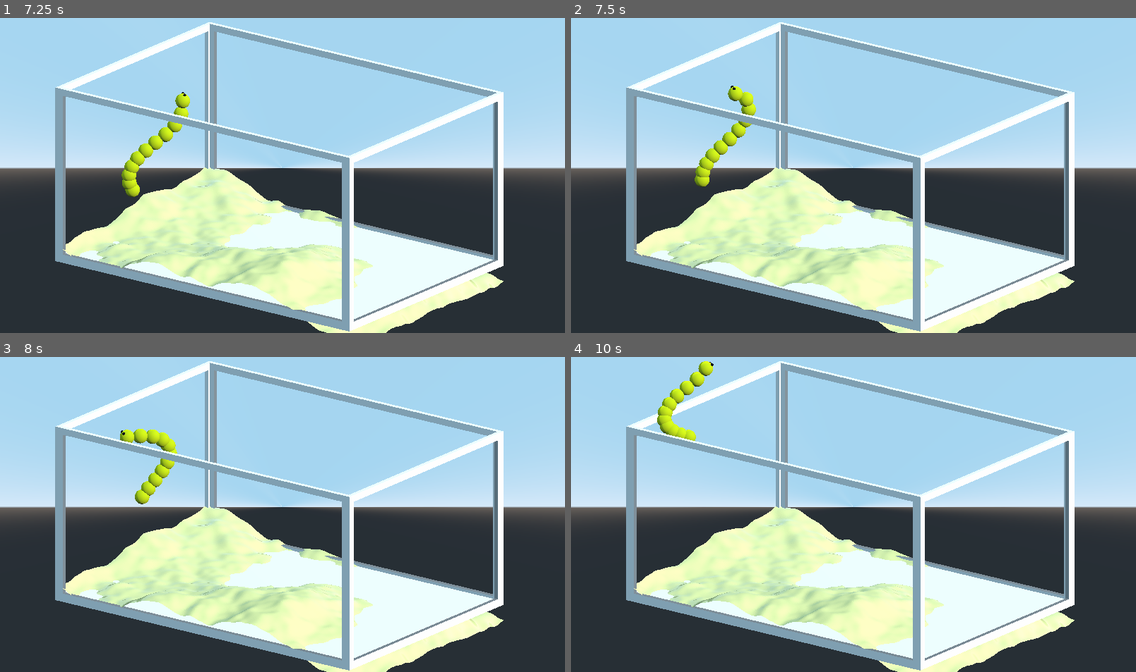
Above: before the commit, frames 1-4 (two rows, left to right).
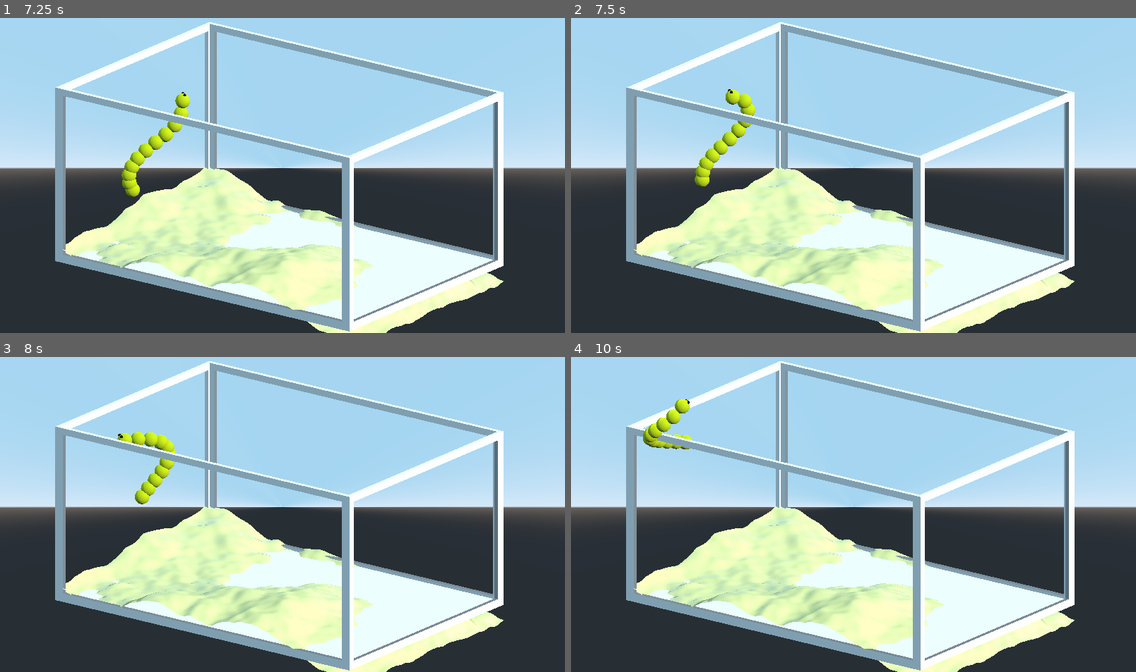
Above: after the commit, the same moments.

Repository: aidan-middleton/Fish-Tank-Game-With-Eel
Game: Godot game, scene res://Scenes/main.tscn
Two runs of this game, one before a commit and one after it. Both use one fixed random seed, a clock stepped at 60 frames per second and the inputs below.
Inputs (mouse positions are in pixels of both pictures, inside the frame that each line leads up to):
- Up to frame 1 (7.25 s): tap Enter at 0.5 s; move the mouse to (406, 150) at 0.52 s; hold D 0.53-1.25 s; tap Q every 1.5 s from 0.6 to 6.6 s; click (406, 150) at 0.67 s; drag from (169, 184) to (254, 235) at 1.27 s; move the mouse to (339, 96) at 2.02 s; hold D 2.03-2.75 s; drag from (254, 235) to (113, 118) at 2.77 s; move the mouse to (452, 216) at 3.52 s; hold A 3.53-4.25 s; drag from (113, 118) to (197, 84) at 4.27 s; move the mouse to (310, 169) at 5.02 s; hold S 5.03-5.75 s; click (310, 169) at 5.17 s; drag from (197, 84) to (169, 184) at 5.77 s; move the mouse to (406, 150) at 6.52 s; hold W from 6.53 s (still down)
- Up to frame 2 (7.5 s): release W at 7.25 s; drag from (740, 184) to (825, 235) at 7.27 s
- Up to frame 3 (8 s): no input
- Up to frame 4 (10 s): move the mouse to (910, 435) at 8.02 s; hold S 8.03-8.75 s; tap Q at 8.1, 9.6 s; drag from (825, 574) to (684, 457) at 8.77 s; move the mouse to (1023, 555) at 9.52 s; hold W from 9.53 s (still down); click (1023, 555) at 9.67 s

Frame 1 is identical in both runs. In frame 2, 0.2% of the frame differs, in the area x 27-33%, y 21-36%; in frame 3, 0.4%; in frame 4, 1.1%, in the area x 12-26%, y 1-30%.

Commit message:
Increased thickness of glass as to avoid eel cliping out

Diff:
--- a/project/Scenes/Tank.tscn
+++ b/project/Scenes/Tank.tscn
@@ -40,7 +40,7 @@
 transform = Transform( 1, 0, 0, 0, 1, 0, 0, 0, 1, 0, 23.5537, 0 )
 
 [node name="CollisionShape" type="CollisionShape" parent="Lid"]
-transform = Transform( 17.0863, 0, 0, 0, 0.455864, 0, 0, 0, 24.638, -0.0746307, -0.678909, 0.0602188 )
+transform = Transform( 17.0863, 0, 0, 0, 0.848157, 0, 0, 0, 24.638, -0.0746307, -0.731621, 0.0602188 )
 shape = SubResource( 2 )
 
 [node name="CSGCombiner" type="CSGCombiner" parent="."]
Not shown, changed: project/.mono/metadata/ide_messaging_meta.txt
